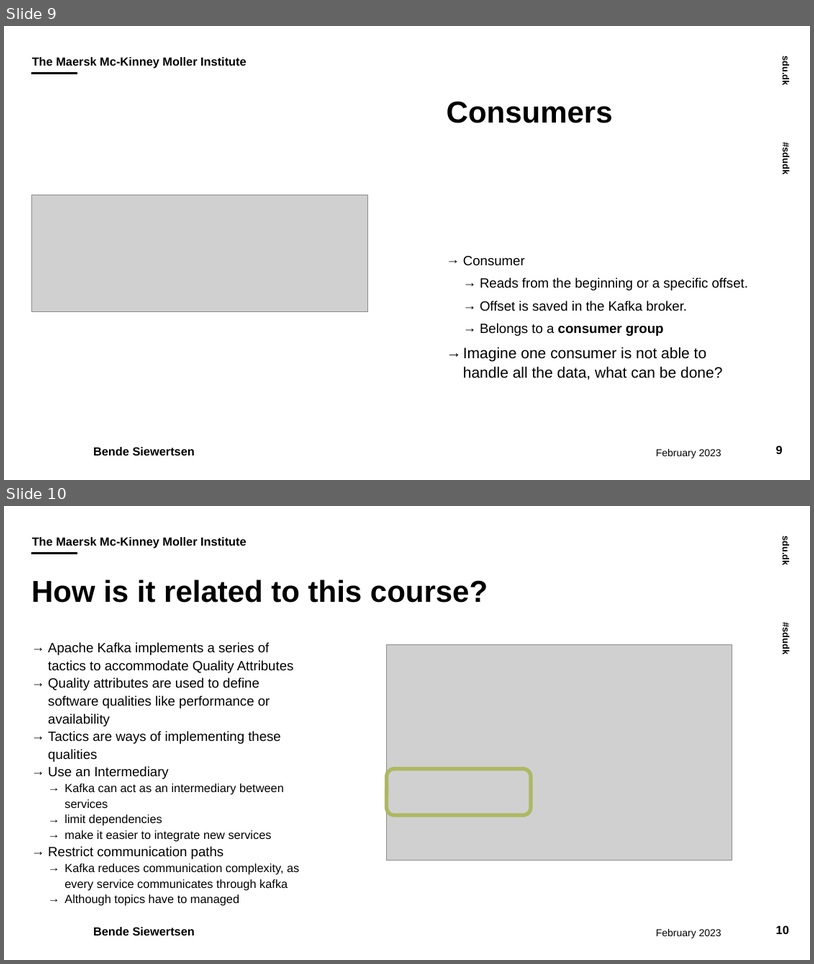
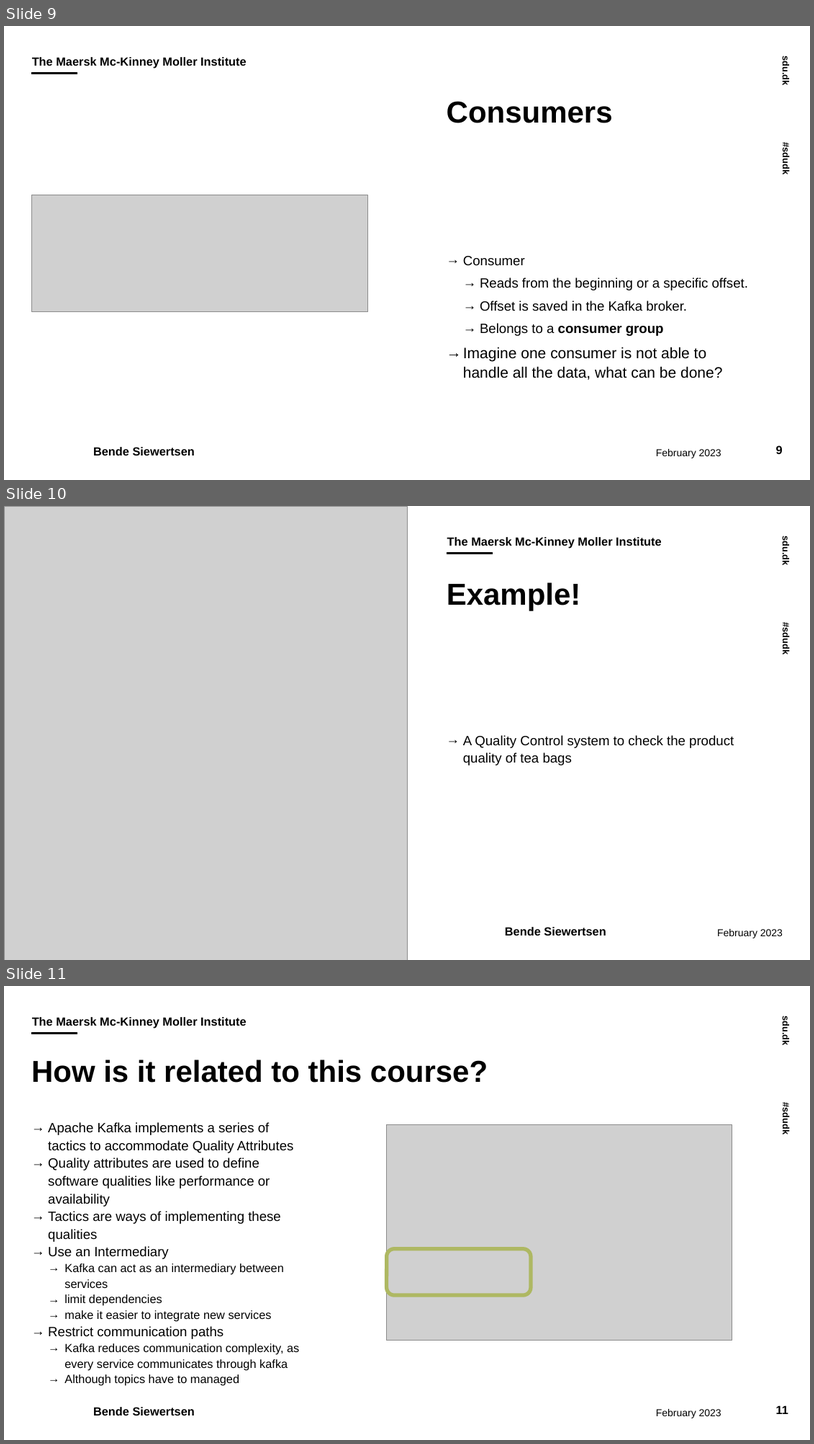
Before and after one commit to Vicle18/Master, a slide deck: kafka_intro/Exercise_2_presentation_kafka.pptx. Shown one above the other, each under a label of ours: slides 9 and 10 before the commit, slides 9, 10 and 11 after it. The pictures are 814x964 and 814x1444 pixels, drawn with LibreOffice and Linux fonts; fonts in the diff are those of the drawing; grey boxes stand for pictures; background and template pictures are left out. Boxes give left, top, right and bottom in pixels: in the first picture for what was removed or moved away, otherwise in the second. Text is boxed around its words. In the diff, an @@ line names an element or a change of style, - is before the commit and + after.

```diff
--- a/kafka_intro/Exercise_2_presentation_kafka.pptx
+++ b/kafka_intro/Exercise_2_presentation_kafka.pptx
@@ slide 10 added at <box>4,506,810,960</box>, background #FFFFFF; not listed: 2 template elements that a slide beside it also shows @@
@@ picture added at <box>4,506,407,960</box> @@
@@ text added at <box>448,537,662,548</box>, 14 pt, text #000000, bold @@
+The Maersk Mc-Kinney Moller Institute
@@ line added from (447, 554) to (493, 554), #000000 3 pt @@
@@ title added at <box>447,582,581,611</box>, 36 pt, text #000000, bold @@
+Example!
@@ text added at <box>463,735,734,765</box>, 16 pt, text #000000 @@
+→ A Quality Control system to check the product quality of tea bags
@@ text added at <box>505,926,606,935</box>, 14 pt, text #000000, bold @@
+Bende Siewertsen
@@ text added at <box>718,929,783,938</box>, 12 pt, text #000000 @@
+February 2023
@@ what was slide 10 is now slide 11 @@
@@ page number at <box>777,1405,789,1414</box>: text changed @@
-10
+11
```
Also in this commit, not shown: 3 slides changed, 1 other slide added, 22 other files.
